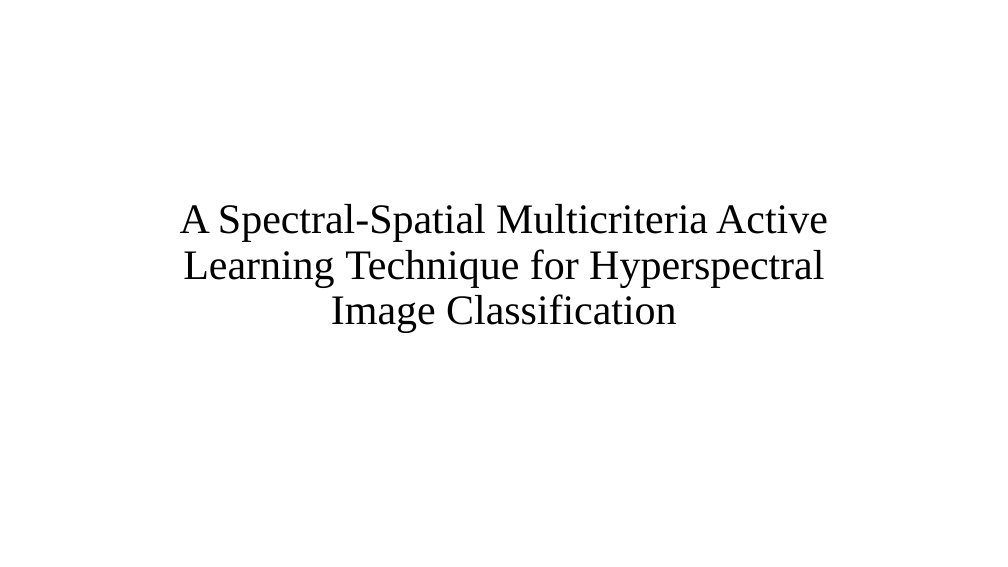
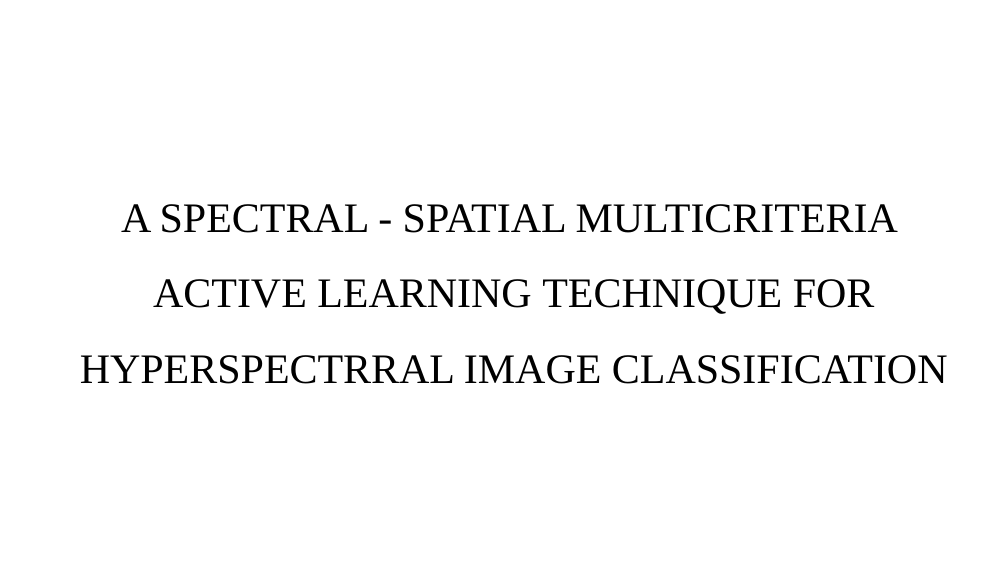
Before and after one commit to DhanalakshmiKandasamy/cfiles, a slide deck: slide 1 of PROJ8376.pptx. Drawn at 1008x567 pixels with LibreOffice and Linux fonts; fonts in the diff are those of the drawing. Boxes give left, top, right and bottom in pixels: in the first picture for what was removed or moved away, otherwise in the second. Text is boxed around its words. In the diff, an @@ line names an element or a change of style, - is before the commit and + after.

```diff
--- a/PROJ8376.pptx
+++ b/PROJ8376.pptx
@@ title at [80,204,948,384]: text changed @@
-A Spectral-Spatial Multicriteria Active Learning Technique for Hyperspectral Image Classification
+A SPECTRAL - SPATIAL MULTICRITERIA ACTIVE LEARNING TECHNIQUE FOR HYPERSPECTRRAL IMAGE CLASSIFICATION
```
Also in this commit, not shown: 31 other slides changed, 2 slides added, 2 slides removed, 5 other files.
